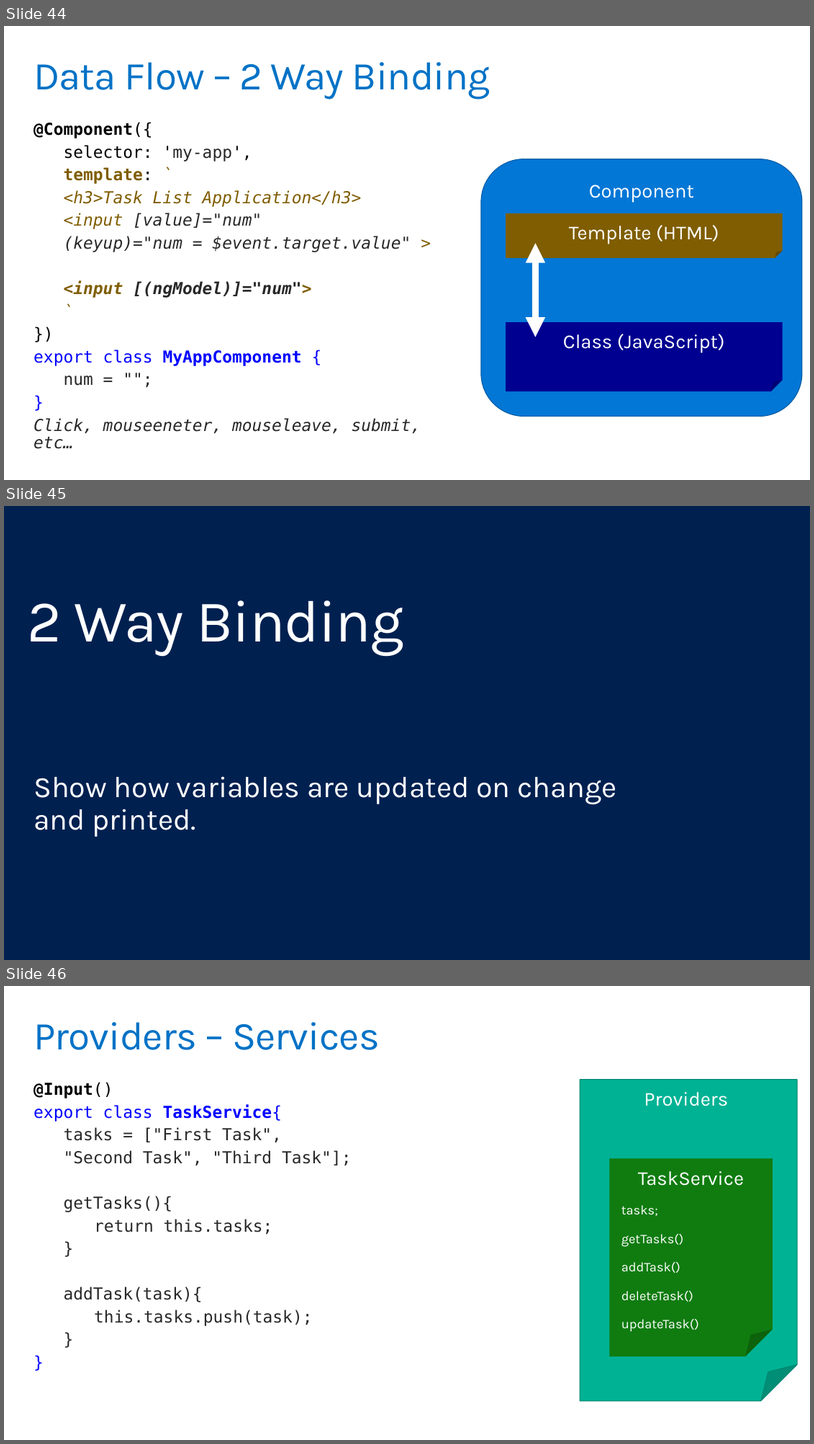
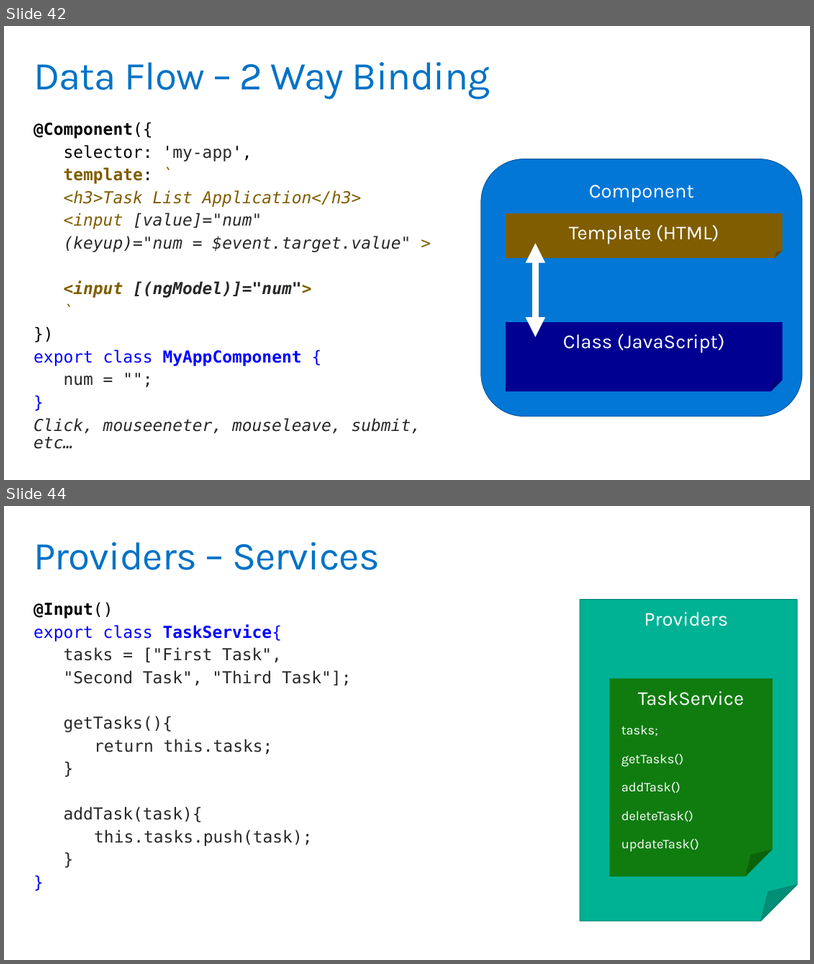
Before and after one commit to MicrosoftLearning/angular2-typescript, a slide deck: Slides/MVA Angular 2.pptx. Shown one above the other, each under a label of ours: slides 44, 45 and 46 before the commit, slides 42 and 44 after it; the slides between them are not shown. The pictures are 814x1444 and 814x964 pixels, drawn with LibreOffice and Linux fonts; fonts in the diff are those of the drawing. Boxes give left, top, right and bottom in pixels: in the first picture for what was removed or moved away, otherwise in the second. Text is boxed around its words. In the diff, an @@ line names an element or a change of style, - is before the commit and + after.

```diff
--- a/Slides/MVA Angular 2.pptx
+++ b/Slides/MVA Angular 2.pptx
@@ slide 45 removed at <box>4,506,810,960</box>, background #002050 @@
@@ title removed at <box>28,600,404,655</box> @@
-2 Way Binding
@@ text removed at <box>34,776,617,836</box> @@
-Show how variables are updated on change and printed.
@@ what was slide 44 is now slide 42 @@
@@ what was slide 46 is now slide 44 @@
```
Also in this commit, not shown: 2 slides changed, 1 slide added, 2 other slides removed, 8 other files.
